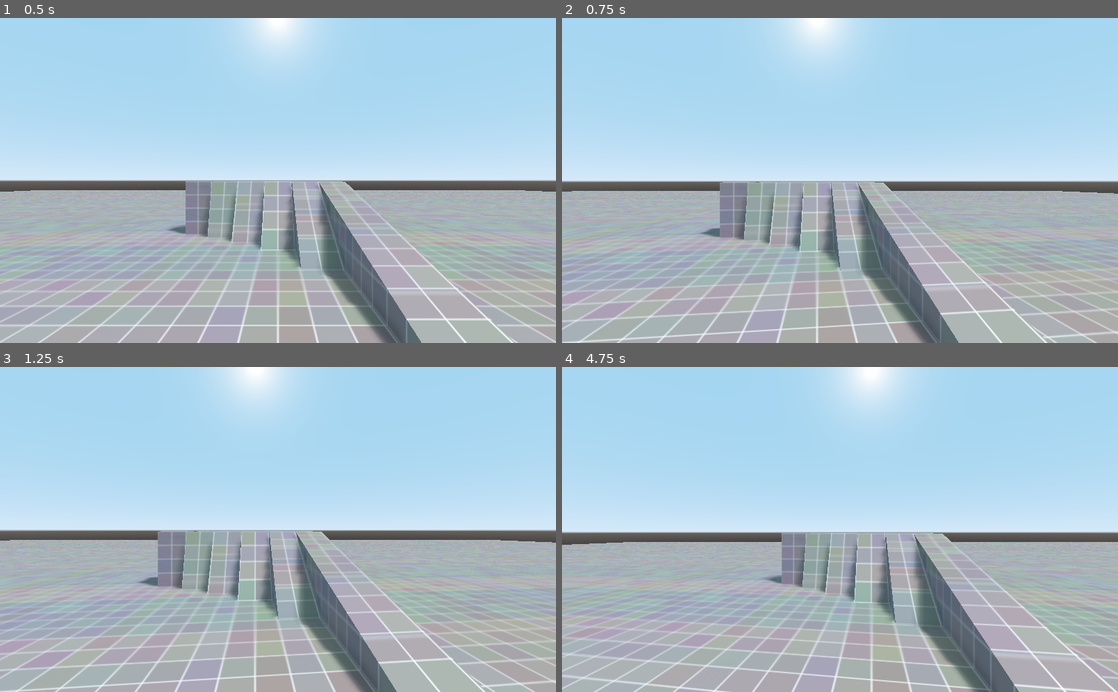
Above: before the commit, frames 1-4 (two rows, left to right).
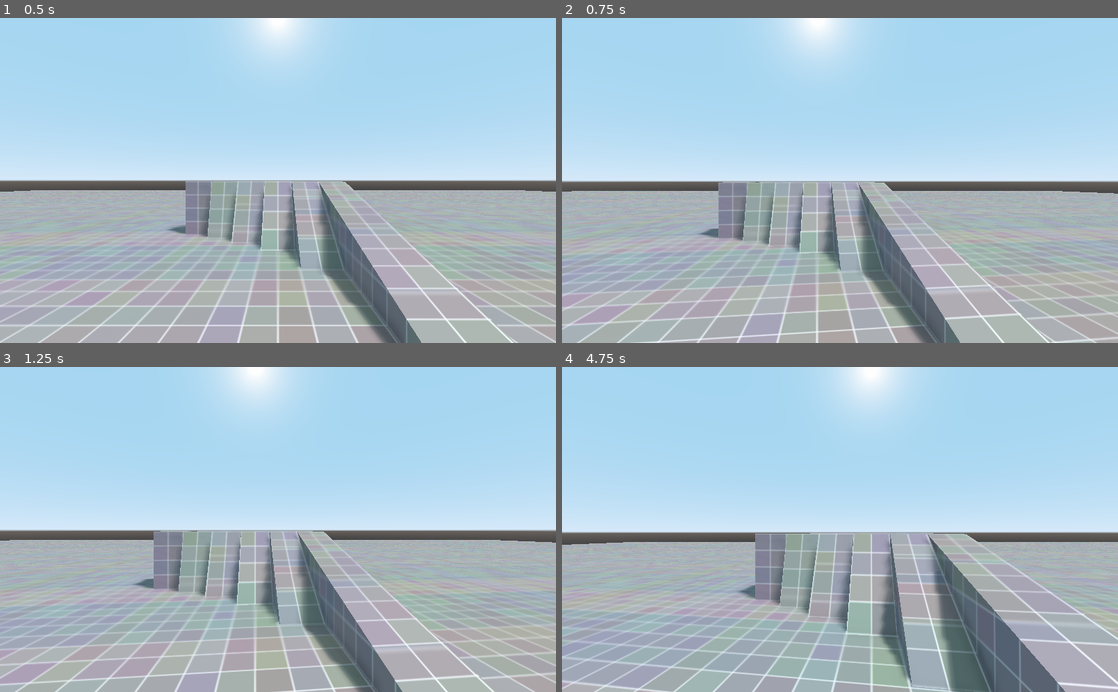
Above: after the commit, the same moments.

Repository: QuentinDaveau/FpsTest
Game: Godot game, scene res://assets/maps/TestWorld.tscn
The game is run twice, just before and just after one commit, with the same random seed, the same clock (stepped at 60 frames per second) and the same inputs.
Inputs (mouse positions are in pixels of both pictures, inside the frame that each line leads up to):
- Up to frame 1 (0.5 s): no input
- Up to frame 2 (0.75 s): tap Enter at 0.5 s; move the mouse to (867, 180) at 0.52 s; hold Up (ui_up) from 0.53 s (still down)
- Up to frame 3 (1.25 s): keep holding Up (ui_up)
- Up to frame 4 (4.75 s): keep holding Up (ui_up); move the mouse to (812, 529) at 1.27 s; move the mouse to (851, 523) at 2.02 s; move the mouse to (834, 536) at 2.77 s; move the mouse to (878, 532) at 3.52 s; move the mouse to (795, 526) at 4.27 s

Frame 1 is identical in both runs. In frame 2, 3.6% of the frame differs, in the area x 0-100%, y 50-100%; in frame 3, 5.6%; in frame 4, 13%, in the area x 0-100%, y 51-100%.

Commit message:
Add movement controller and improve overall code structure

Diff:
--- a/assets/characters/character/Character.tscn
+++ b/assets/characters/character/Character.tscn
@@ -1,9 +1,12 @@
-[gd_scene load_steps=2 format=2]
+[gd_scene load_steps=3 format=2]
+
+[ext_resource path="res://src/character/character.gd" type="Script" id=1]
 
 [sub_resource type="CapsuleShape" id=1]
 radius = 0.3
 
 [node name="Character" type="KinematicBody"]
+script = ExtResource( 1 )
 
 [node name="CollisionShape" type="CollisionShape" parent="."]
 transform = Transform( 1, 0, 0, 0, -4.37114e-08, -1, 0, 1, -4.37114e-08, 0, 0.8, 0 )
--- a/assets/characters/character/player/Player.tscn
+++ b/assets/characters/character/player/Player.tscn
@@ -1,12 +1,21 @@
-[gd_scene load_steps=4 format=2]
+[gd_scene load_steps=8 format=2]
 
 [ext_resource path="res://assets/characters/character/Character.tscn" type="PackedScene" id=1]
 [ext_resource path="res://src/player_logic/camera_stack/camera_stack.gd" type="Script" id=2]
 [ext_resource path="res://src/player_logic/camera_stack/camera_behaviors/behaviors/look_around.gd" type="Script" id=3]
+[ext_resource path="res://src/player_logic/movement_state_machine/movement_state_machine.gd" type="Script" id=4]
+[ext_resource path="res://src/player_logic/player/player.gd" type="Script" id=5]
+[ext_resource path="res://src/player_logic/movement_state_machine/movement_state/states/movement_state_idle.gd" type="Script" id=6]
+[ext_resource path="res://src/player_logic/movement_state_machine/movement_state/states/movement_state_walk.gd" type="Script" id=7]
 
 [node name="Player" instance=ExtResource( 1 )]
+script = ExtResource( 5 )
 
 [node name="CameraStack" type="Spatial" parent="." index="1"]
 transform = Transform( 1, 0, 0, 0, 1, 0, 0, 0, 1, 0, 1.35, 0 )
 script = ExtResource( 2 )
 behaviors = [ ExtResource( 3 ) ]
+
+[node name="MovementStateMachine" type="Node" parent="." index="2"]
+script = ExtResource( 4 )
+states_paths = [ ExtResource( 6 ), ExtResource( 7 ) ]
--- a/project.godot
+++ b/project.godot
@@ -19,6 +19,16 @@
 "language": "GDScript",
 "path": "res://src/player_logic/camera_stack/camera_stack.gd"
 }, {
+"base": "KinematicBody",
+"class": "Character",
+"language": "GDScript",
+"path": "res://src/character/character.gd"
+}, {
+"base": "Object",
+"class": "CharacterController",
+"language": "GDScript",
+"path": "res://src/character/character_controller/character_controller.gd"
+}, {
 "base": "Node",
 "class": "InputListener",
 "language": "GDScript",
@@ -29,6 +39,36 @@
 "language": "GDScript",
 "path": "res://src/engine/service/services/debug/logger.gd"
 }, {
+"base": "Object",
+"class": "MovementAction",
+"language": "GDScript",
+"path": "res://src/player_logic/movement_state_machine/movement_state/movement_action/movement_action.gd"
+}, {
+"base": "Object",
+"class": "MovementState",
+"language": "GDScript",
+"path": "res://src/player_logic/movement_state_machine/movement_state/movement_state.gd"
+}, {
+"base": "Node",
+"class": "MovementStateMachine",
+"language": "GDScript",
+"path": "res://src/player_logic/movement_state_machine/movement_state_machine.gd"
+}, {
+"base": "Object",
+"class": "MovementTransition",
+"language": "GDScript",
+"path": "res://src/player_logic/movement_state_machine/movement_state/movement_transition/movement_transition.gd"
+}, {
+"base": "Character",
+"class": "Player",
+"language": "GDScript",
+"path": "res://src/player_logic/player/player.gd"
+}, {
+"base": "CharacterController",
+"class": "PlayerController",
+"language": "GDScript",
+"path": "res://src/player_logic/player_controller/player_controller.gd"
+}, {
 "base": "Spatial",
 "class": "PlayerSpawner",
 "language": "GDScript",
@@ -37,8 +77,16 @@
 _global_script_class_icons={
 "CameraBehavior": "",
 "CameraStack": "res://resources/editor/custom_classes_icons/camera_lens.svg",
+"Character": "",
+"CharacterController": "",
 "InputListener": "",
 "Logger": "",
+"MovementAction": "",
+"MovementState": "",
+"MovementStateMachine": "",
+"MovementTransition": "",
+"Player": "",
+"PlayerController": "",
 "PlayerSpawner": "res://resources/editor/custom_classes_icons/player_spawner.svg"
 }
 
@@ -53,6 +101,14 @@
 Service="*res://src/engine/service/service.gd"
 Autoload="res://src/engine/autoload/autoload.gd"
 
+[input]
+
+ui_accept={
+"deadzone": 0.5,
+"events": [ Object(InputEventKey,"resource_local_to_scene":false,"resource_name":"","device":0,"alt":false,"shift":false,"control":false,"meta":false,"command":false,"pressed":false,"scancode":16777221,"unicode":0,"echo":false,"script":null)
+ ]
+}
+
 [physics]
 
 common/enable_pause_aware_picking=true
--- /dev/null
+++ b/src/character/character.gd
@@ -0,0 +1,15 @@
+extends KinematicBody
+class_name Character
+
+
+var _controller: CharacterController
+
+
+
+func register_controller(controller: CharacterController) -> void:
+	_controller = controller
+
+
+
+func get_controller() -> CharacterController:
+	return _controller
--- /dev/null
+++ b/src/character/character_controller/character_controller.gd
@@ -0,0 +1,27 @@
+extends Object
+class_name CharacterController
+
+"""
+Class dedicated to control a character motion. Contains generic functions to
+move the target character. The character has to manually call update to get
+updated.
+"""
+
+# TEMP: _target_character has to be Character. Set to KinematicBody to prevent
+# cyclic dependency error
+var _target_character: KinematicBody
+var _target_motion: Vector2 = Vector2.ZERO
+
+
+func _init(target_character: KinematicBody) -> void:
+	_target_character = target_character
+
+
+
+func update() -> void:
+	_target_character.move_and_slide(Vector3(_target_motion.x, 0.0, _target_motion.y))
+
+
+
+func set_motion(motion_vector: Vector2) -> void:
+	_target_motion = motion_vector
--- a/src/engine/autoload/autoload.gd
+++ b/src/engine/autoload/autoload.gd
@@ -2,7 +2,9 @@
 
 
 const nodes_to_load := [
-	preload("res://src/engine/service/services/input/input_platform/keyboard_input.gd")
+	preload("res://src/engine/service/services/debug/logger.gd"),
+	preload("res://src/engine/service/services/character_fetcher/character_fetcher.gd"),
+	preload("res://src/engine/service/services/input/input_platform/keyboard_input.gd"),
 ]
 
 
--- a/src/engine/service/service.gd
+++ b/src/engine/service/service.gd
@@ -3,7 +3,8 @@
 enum TYPE {
 	INPUT,
 	LOG,
-	SIGNAL
+	SIGNAL,
+	FETCH_CHARACTER
 }
 
 
--- /dev/null
+++ b/src/engine/service/services/character_fetcher/character_fetcher.gd
@@ -0,0 +1,17 @@
+extends Node
+
+
+signal input_received(type, value)
+
+
+func _init() -> void:
+	Service.register(self, Service.TYPE.FETCH_CHARACTER)
+
+
+
+func from_owner(source: Node) -> Player:
+	var source_owner = source.owner
+	if source_owner is Player:
+		return source_owner
+	else:
+		return null
--- a/src/engine/service/services/debug/logger.gd
+++ b/src/engine/service/services/debug/logger.gd
@@ -2,7 +2,7 @@
 class_name Logger
 
 
-enum LOG_LEVEL {
+enum LEVEL {
 	INFO,
 	DEBUG,
 	WARNING,
@@ -20,14 +20,14 @@
 	var timed_message = ""
 	timed_message += String(Engine.get_frames_drawn()) + "f, "
 	timed_message += String(OS.get_ticks_msec() / 1000.0) + "s, "
-	timed_message += src_node.name.to_upper() + ": "
+	timed_message += src_node.name + ": "
 	timed_message += message
 	match log_level:
-		LOG_LEVEL.INFO:
+		LEVEL.INFO:
 			print(timed_message)
-		LOG_LEVEL.DEBUG:
+		LEVEL.DEBUG:
 			print_debug(timed_message)
-		LOG_LEVEL.WARNING:
+		LEVEL.WARNING:
 			push_warning(timed_message)
-		LOG_LEVEL.ERROR:
+		LEVEL.ERROR:
 			push_error(timed_message)
--- a/src/engine/service/services/input/input.gd
+++ b/src/engine/service/services/input/input.gd
@@ -2,7 +2,7 @@
 
 
 # TEMP: Should be moved smewhere else
-enum TYPE {VIEWX, VIEWY, MOTIONX, MOTIONY, SHOOT}
+enum TYPE {VIEW, MOTION, SHOOT}
 
 signal input_received(type, value)
 
--- a/src/engine/service/services/input/input_listener/input_listener.gd
+++ b/src/engine/service/services/input/input_listener/input_listener.gd
@@ -2,15 +2,15 @@
 class_name InputListener
 
 
-# TEMP: Should be moved somewhere else and is dipliacted in input.gd
-enum TYPE {VIEWX, VIEWY, MOTIONX, MOTIONY, SHOOT}
+# TEMP: Should be moved somewhere else and is duplicated in input.gd
+enum TYPE {VIEW, MOTION, SHOOT}
 
 signal input(value)
 
 var _target_type: int
 
 
-func _init(target: Node, method_name: String, type: int) -> void:
+func _init(target: Object, method_name: String, type: int) -> void:
 	_target_type = type
 	self.connect("input", target, method_name)
 	var input := Service.fetch(Service.TYPE.INPUT)
@@ -19,6 +19,6 @@
 
 
 
-func _on_input_received(type: int, value: float) -> void:
+func _on_input_received(type: int, value) -> void:
 	if type == _target_type:
 		emit_signal("input", value)
--- a/src/engine/service/services/input/input_platform/keyboard_input.gd
+++ b/src/engine/service/services/input/input_platform/keyboard_input.gd
@@ -2,6 +2,7 @@
 
 # TEMP: Will be in an option file and accessed from an option class later
 const SENSITIVITY := 0.1
+
 
 # TEMP: Will be handled somewhere else (or called through function)
 func _ready() -> void:
@@ -11,5 +12,35 @@
 
 func _unhandled_input(event: InputEvent) -> void:
 	if event is InputEventMouseMotion:
-		emit_signal("input_received", TYPE.VIEWX, event.relative.x * SENSITIVITY)
-		emit_signal("input_received", TYPE.VIEWY, event.relative.y * SENSITIVITY)
+		emit_signal("input_received", TYPE.VIEW, event.relative * SENSITIVITY)
+		return
+	if event is InputEventKey:
+		if event.is_echo():
+			return
+		if _event_is_motion(event):
+			emit_signal("input_received", TYPE.MOTION, _get_motion_value())
+			return
+
+
+
+func _event_is_motion(event: InputEvent) -> bool:
+	if event.is_action("ui_up") or event.is_action("ui_down"):
+		return true
+	if event.is_action("ui_left") or event.is_action("ui_right"):
+		return true
+	return false
+
+
+
+# TEMP: Will be more advanced later to take into account only the last pressed key
+func _get_motion_value() -> Vector2:
+	var velocity = Vector2()
+	if Input.is_action_pressed("ui_right"):
+		velocity.x += 1
+	if Input.is_action_pressed("ui_left"):
+		velocity.x -= 1
+	if Input.is_action_pressed("ui_down"):
+		velocity.y += 1
+	if Input.is_action_pressed("ui_up"):
+		velocity.y -= 1
+	return velocity
--- a/src/player_logic/camera_stack/camera_behaviors/behaviors/look_around.gd
+++ b/src/player_logic/camera_stack/camera_behaviors/behaviors/look_around.gd
@@ -6,19 +6,11 @@
 
 
 func _ready() -> void:
-	add_child(InputListener.new(self, "_move_camera_x", InputListener.TYPE.VIEWX), true)
-	add_child(InputListener.new(self, "_move_camera_y", InputListener.TYPE.VIEWY), true)
+	add_child(InputListener.new(self, "_move_camera", InputListener.TYPE.VIEW), true)
 
 
 
-func _move_camera_x(amount: float) -> void:
-	rot_x += deg2rad(-amount)
-	transform.basis = Basis(Vector3.RIGHT, rot_y) # reset rotation
-	rotate_object_local(Vector3.UP, rot_x)
-
-
-
-func _move_camera_y(amount: float) -> void:
-	rot_y += deg2rad(-amount)
-	transform.basis = Basis(Vector3.UP, rot_x) # reset rotation
-	rotate_object_local(Vector3.RIGHT, rot_y)
+func _move_camera(amount: Vector2) -> void:
+	rot_x += deg2rad(-amount.y)
+	rot_y += deg2rad(-amount.x)
+	transform.basis = Basis(Vector3(rot_x, rot_y, 0.0))
--- a/src/player_logic/camera_stack/camera_stack.gd
+++ b/src/player_logic/camera_stack/camera_stack.gd
@@ -4,6 +4,7 @@
 
 export(Array, Script) var behaviors := []
 
+var _player: Player = null
 var _behaviors_stack := []
 
 
@@ -11,6 +12,10 @@
 func _ready() -> void:
 	_create_stack()
 	_generate_camera()
+	_player = Service.fetch(Service.TYPE.FETCH_CHARACTER).from_owner(self)
+	if not _player:
+		Service.fetch(Service.TYPE.LOG).output(Logger.LEVEL.ERROR, self, "Owner is not a player. This node is expected to be used with a player as owner !")
+		return
 
 
 
@@ -20,7 +25,7 @@
 		if not behavior_node is CameraBehavior:
 			var logger := Service.fetch(Service.TYPE.LOG) as Logger
 			if logger:
-				logger.output(logger.LOG_LEVEL.ERROR, self, "Passed object is not a CameraBehavior!")
+				logger.output(logger.LEVEL.ERROR, self, "Passed object is not a CameraBehavior!")
 			continue
 		_add_to_stack(behavior_node)
 
--- a/src/player_logic/movement_state_machine/MovementStateMachine.tscn
+++ /dev/null
@@ -1,3 +0,0 @@
-[gd_scene format=2]
-
-[node name="MovementStateMachine" type="Spatial"]
--- /dev/null
+++ b/src/player_logic/movement_state_machine/movement_state/movement_action/movement_action.gd
@@ -0,0 +1,25 @@
+extends Object
+class_name MovementAction
+
+
+var _controller: PlayerController = null
+
+
+
+func _init(controller: PlayerController) -> void:
+	_controller = controller
+
+
+
+func enter() -> void:
+	pass
+
+
+
+func update() -> void:
+	pass
+
+
+
+func exit() -> void:
+	pass
--- /dev/null
+++ b/src/player_logic/movement_state_machine/movement_state/movement_state.gd
@@ -0,0 +1,61 @@
+extends Object
+class_name MovementState
+
+
+var _actions := []
+var _transitions := []
+var _identifier := ""
+
+
+
+func _init(controller: PlayerController).() -> void:
+	_setup_state(controller)
+	for action in _actions:
+		if not action is MovementAction:
+			Service.fetch(Service.TYPE.LOG).output(Logger.LEVEL.ERROR, self, "Script is not a MovementAction: " + action.get_script().get_path())
+			_actions.erase(action)
+			continue
+	for transition in _transitions:
+		if not transition is MovementTransition:
+			Service.fetch(Service.TYPE.LOG).output(Logger.LEVEL.ERROR, self, "Script is not a MovementAction: " + transition.get_script().get_path())
+			_transitions.erase(transition)
+			continue
+
+
+
+func enter() -> void:
+	for transition in _transitions:
+		if transition.check():
+			return
+	for action in _actions:
+		action.enter()
+
+
+
+func exit() -> void:
+	for action in _actions:
+		action.exit()
+
+
+
+func update() -> void:
+	for action in _actions:
+		action.update()
+	for transition in _transitions:
+		if transition.check():
+			return
+
+
+
+func get_transitions() -> Array:
+	return _transitions
+
+
+
+func get_identifier() -> String:
+	return _identifier
+
+
+
+func _setup_state(controller: PlayerController) -> void:
+	pass
--- /dev/null
+++ b/src/player_logic/movement_state_machine/movement_state/movement_transition/movement_transition.gd
@@ -0,0 +1,27 @@
+extends Object
+class_name MovementTransition
+
+
+signal state_exit()
+
+var _controller: PlayerController = null
+
+
+func _init(controller: PlayerController) -> void:
+	_controller = controller
+
+
+
+func check() -> bool:
+	return false
+
+
+
+# To override with the desired next state
+func get_next_state() -> String:
+	return ""
+
+
+
+func _raise_state_exit() -> void:
+	emit_signal("state_exit")
--- /dev/null
+++ b/src/player_logic/movement_state_machine/movement_state/states/movement_state_idle.gd
@@ -0,0 +1,49 @@
+extends MovementState
+
+
+
+func _init(controller: PlayerController).(controller) -> void:
+	pass
+
+
+
+func _setup_state(controller: PlayerController) -> void:
+	_identifier = "Idle"
+	_actions = [
+		IdleAction.new(controller)
+	]
+	_transitions = [
+		TransitionToWalk.new(controller)
+	]
+
+
+
+# Actions
+class IdleAction:
+	extends MovementAction
+
+
+	func _init(controller: PlayerController).(controller) -> void:
+		pass
+
+
+# Transitions
+class TransitionToWalk:
+	extends MovementTransition
+
+	var _listener: InputListener
+
+
+	func _init(controller: PlayerController).(controller) -> void:
+		_listener = InputListener.new(self, "_on_motion_change", InputListener.TYPE.MOTION)
+
+
+
+	func get_next_state() -> String:
+		return "Walk"
+
+
+
+	func _on_motion_change(motion_value: Vector2) -> void:
+		if motion_value:
+			_raise_state_exit()
--- /dev/null
+++ b/src/player_logic/movement_state_machine/movement_state/states/movement_state_walk.gd
@@ -0,0 +1,57 @@
+extends MovementState
+
+
+
+func _init(controller: PlayerController).(controller) -> void:
+	pass
+
+
+
+func _setup_state(controller: PlayerController) -> void:
+	_identifier = "Walk"
+	_actions = [
+		MoveAction.new(controller)
+	]
+	_transitions = [
+		TransitionToIdle.new(controller)
+	]
+
+
+
+
+# Actions
+class MoveAction:
+	extends MovementAction
+
+	var _listener: InputListener
+
+	func _init(controller: PlayerController).(controller) -> void:
+		_listener = InputListener.new(self, "_on_motion_change", InputListener.TYPE.MOTION)
+
+
+
+	func _on_motion_change(motion_value: Vector2) -> void:
+		_controller.set_motion(motion_value)
+
+
+
+# Transitions
+class TransitionToIdle:
+	extends MovementTransition
+
+	var _listener: InputListener
+
+
+	func _init(controller: PlayerController).(controller) -> void:
+		_listener = InputListener.new(self, "_on_motion_change", InputListener.TYPE.MOTION)
+
+
+
+	func get_next_state() -> String:
+		return "Idle"
+
+
+
+	func _on_motion_change(motion_value: Vector2) -> void:
+		if not motion_value:
+			_raise_state_exit()
--- /dev/null
+++ b/src/player_logic/movement_state_machine/movement_state_machine.gd
@@ -0,0 +1,57 @@
+extends Node
+class_name MovementStateMachine
+
+"""
+Class dedicated to load, update and transition between different PlayerStates
+"""
+
+export(Array, Script) var states_paths := []
+
+var _player_controller: PlayerController = null
+var _states := {}
+var _starting_state_identifier := ""
+var _current_state: MovementState = null
+
+
+func _ready() -> void:
+	# Fetching controller to pass to the states
+	_player_controller = Service.fetch(Service.TYPE.FETCH_CHARACTER).from_owner(self).get_controller()
+	if not _player_controller or not _player_controller is PlayerController:
+		Service.fetch(Service.TYPE.LOG).output(Logger.LEVEL.ERROR, self, "Owner is not a player. This node is expected to be used with a player as owner !")
+		return
+	# Initializing states
+	for state_path in states_paths:
+		var state: MovementState = state_path.new(_player_controller)
+		_states[state.get_identifier()] = state
+		if not _starting_state_identifier:
+			_starting_state_identifier = state.get_identifier()
+	if _states.size() > 0:
+		_enter_state(_states[_starting_state_identifier])
+	else:
+		Service.fetch(Service.TYPE.LOG).output(Logger.LEVEL.WARNING, self, "This state machine has no states!")
+		set_physics_process(false)
+
+
+
+func _physics_process(delta: float) -> void:
+	_current_state.update()
+
+
+
+func _enter_state(state: MovementState) -> void:
+	_current_state = state
+	for transition in _current_state.get_transitions():
+		transition.connect("state_exit", self, "_on_state_exit", [transition.get_next_state()])
+	_current_state.enter()
+
+
+
+func _on_state_exit(next_state: String) -> void:
+	Service.fetch(Service.TYPE.LOG).output(Logger.LEVEL.INFO, self, "Transitioning to " + next_state + " from " + _current_state.get_identifier())
+	for transition in _current_state.get_transitions():
+		transition.disconnect("state_exit", self, "_on_state_exit")
+	_current_state.exit()
+	if not _states.has(next_state):
+		Service.fetch(Service.TYPE.LOG).output(Logger.LEVEL.ERROR, self, "Cannot transition to asked state: " + next_state + ", state is missing !")
+		return
+	_enter_state(_states[next_state])
--- /dev/null
+++ b/src/player_logic/player/player.gd
@@ -0,0 +1,16 @@
+extends Character
+class_name Player
+
+# Player class. Serves as a container its different components
+
+export(Vector3) var head_position := Vector3(0.0, 1.35, 0.0)
+
+
+
+func _init() -> void:
+	register_controller(PlayerController.new(self))
+
+
+
+func _physics_process(delta: float) -> void:
+	_controller.update()
--- /dev/null
+++ b/src/player_logic/player_controller/player_controller.gd
@@ -0,0 +1,7 @@
+extends CharacterController
+class_name PlayerController
+
+
+
+func _init(target_character: KinematicBody).(target_character) -> void:
+	pass
